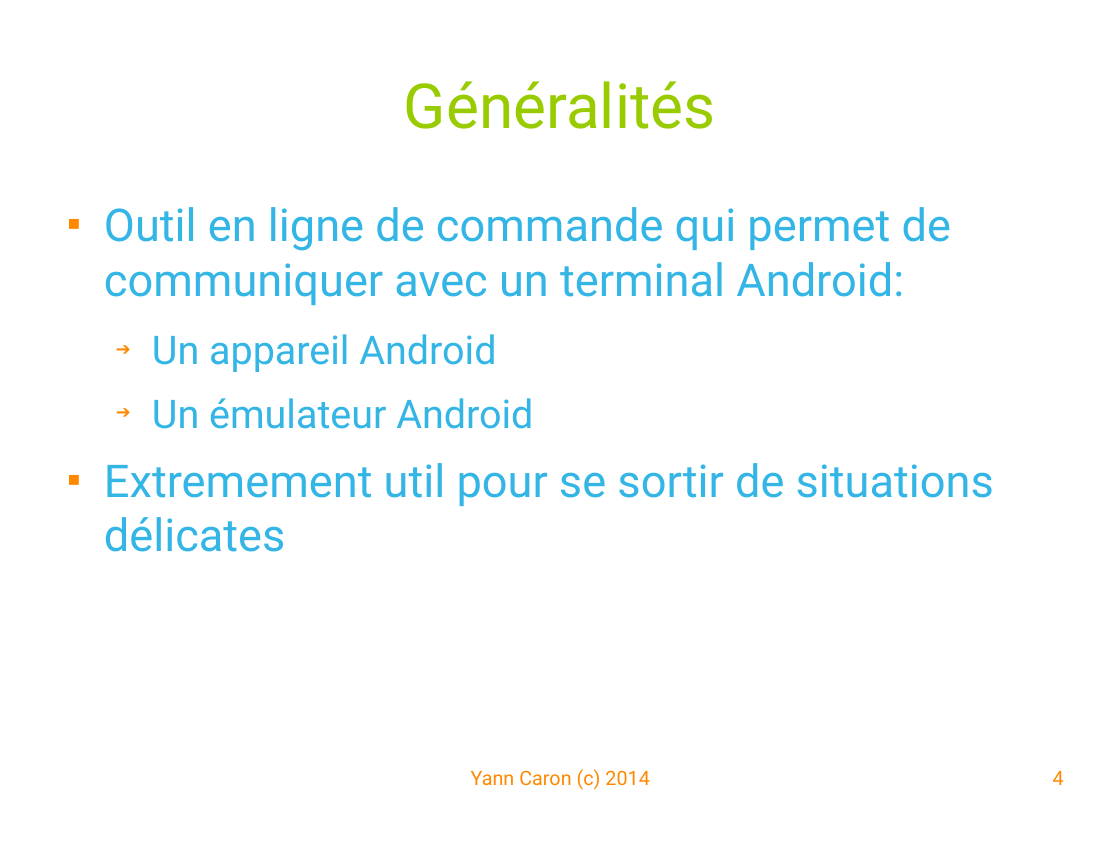
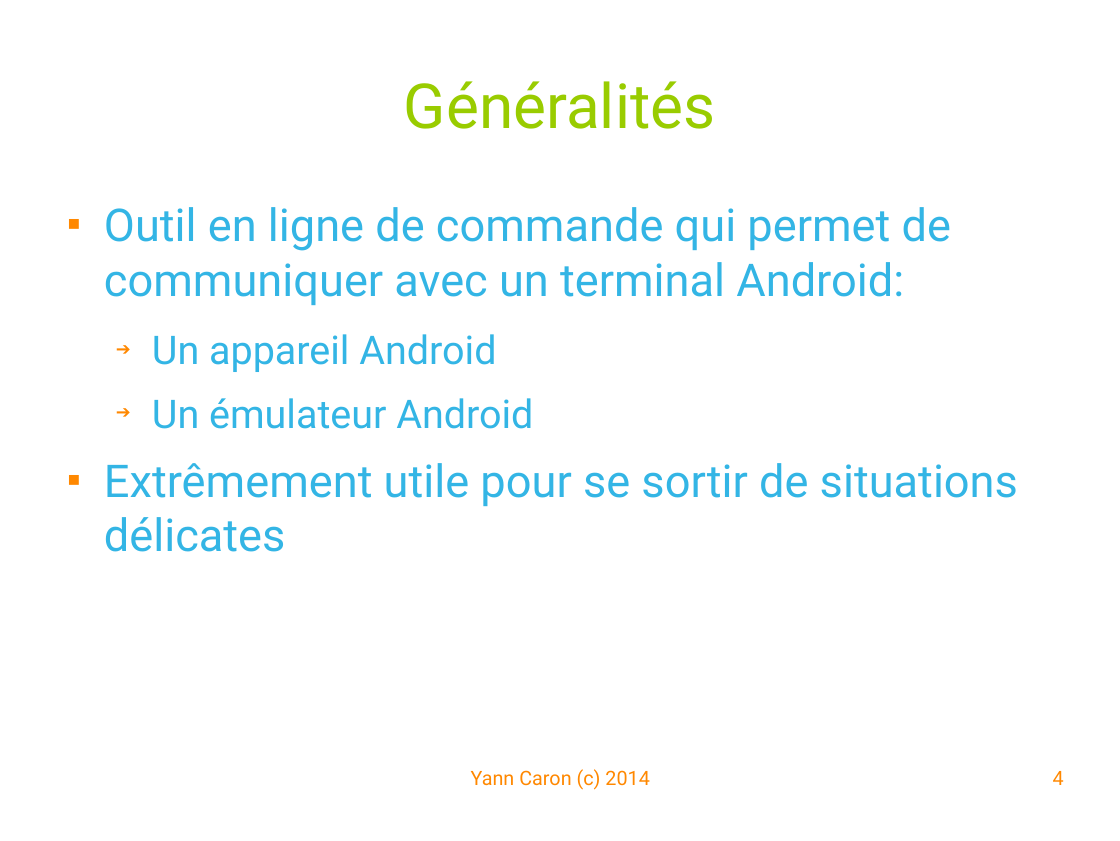
Before and after one commit to YannCaron/Android-ENSG, a slide deck: slide 4 of 07 - Techniques avancées - ADB.odp. Drawn at 1120x841 pixels with LibreOffice and Linux fonts; fonts in the diff are those of the drawing; background and template pictures are left out. Boxes give left, top, right and bottom in pixels: in the first picture for what was removed or moved away, otherwise in the second. Text is boxed around its words. In the diff, an @@ line names an element or a change of style, - is before the commit and + after.

```diff
--- a/07 - Techniques avancées - ADB.odp
+++ b/07 - Techniques avancées - ADB.odp
@@ text at (104, 463, 1018, 552): text changed @@
-■ Extremement util pour se sortir de situations délicates
+■ Extrêmement utile pour se sortir de situations délicates
```
Also in this commit, not shown: 6 other slides changed, 1 slide added.
